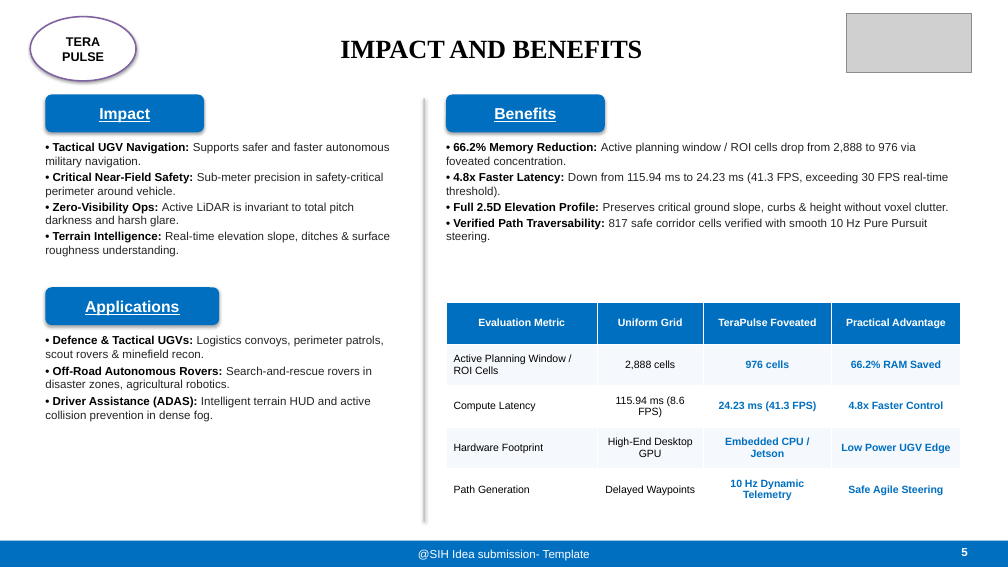
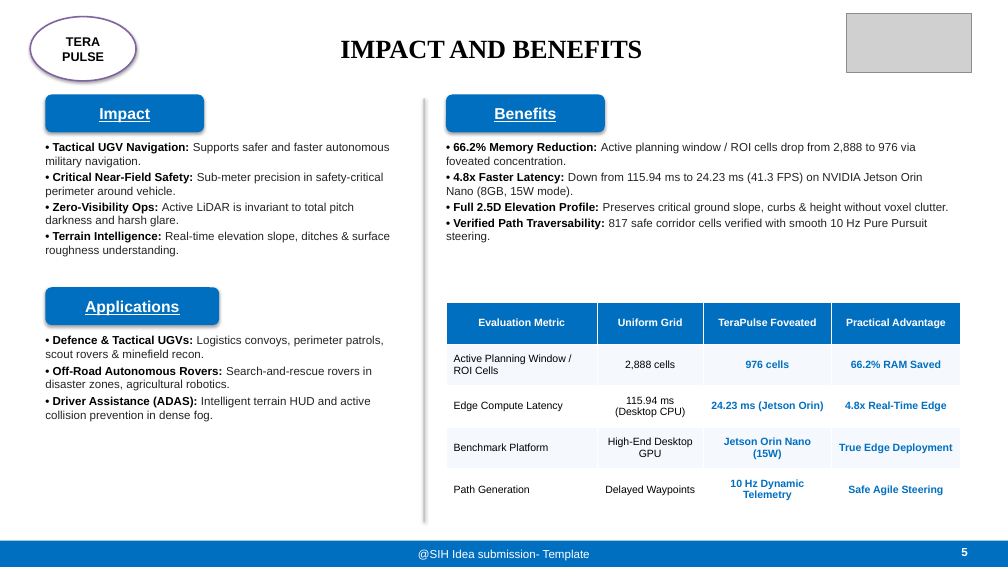
Before and after one commit to AbhayVerma628/SIH26053_Lidar, a slide deck: slide 5 of docs/SIH26053_TeraPulse_Official_Presentation.pptx. Drawn at 1008x567 pixels with LibreOffice and Linux fonts; fonts in the diff are those of the drawing; grey boxes stand for pictures. Boxes give left, top, right and bottom in pixels: in the first picture for what was removed or moved away, otherwise in the second. Text is boxed around its words. In the diff, an @@ line names an element or a change of style, - is before the commit and + after.

Commit message:
Refine technical rigor: Quantized RandLA-Net specs, Jetson Orin Nano edge target, and 300 DPI dashboard

```diff
--- a/docs/SIH26053_TeraPulse_Official_Presentation.pptx
+++ b/docs/SIH26053_TeraPulse_Official_Presentation.pptx
@@ text at bbox=[446, 172, 923, 198]: text changed @@
-• 4.8x Faster Latency: Down from 115.94 ms to 24.23 ms (41.3 FPS, exceeding 30 FPS real-time threshold).
+• 4.8x Faster Latency: Down from 115.94 ms to 24.23 ms (41.3 FPS) on NVIDIA Jetson Orin Nano (8GB, 15W mode).
@@ table at bbox=[446, 302, 960, 510] @@
-row 3: Compute Latency | 115.94 ms (8.6 FPS) | 24.23 ms (41.3 FPS) | 4.8x Faster Control
+row 3: Edge Compute Latency | 115.94 ms (Desktop CPU) | 24.23 ms (Jetson Orin) | 4.8x Real-Time Edge
-row 4: Hardware Footprint | High-End Desktop GPU | Embedded CPU / Jetson | Low Power UGV Edge
+row 4: Benchmark Platform | High-End Desktop GPU | Jetson Orin Nano (15W) | True Edge Deployment
```
Also in this commit, not shown: 3 other slides changed, 9 other files.
